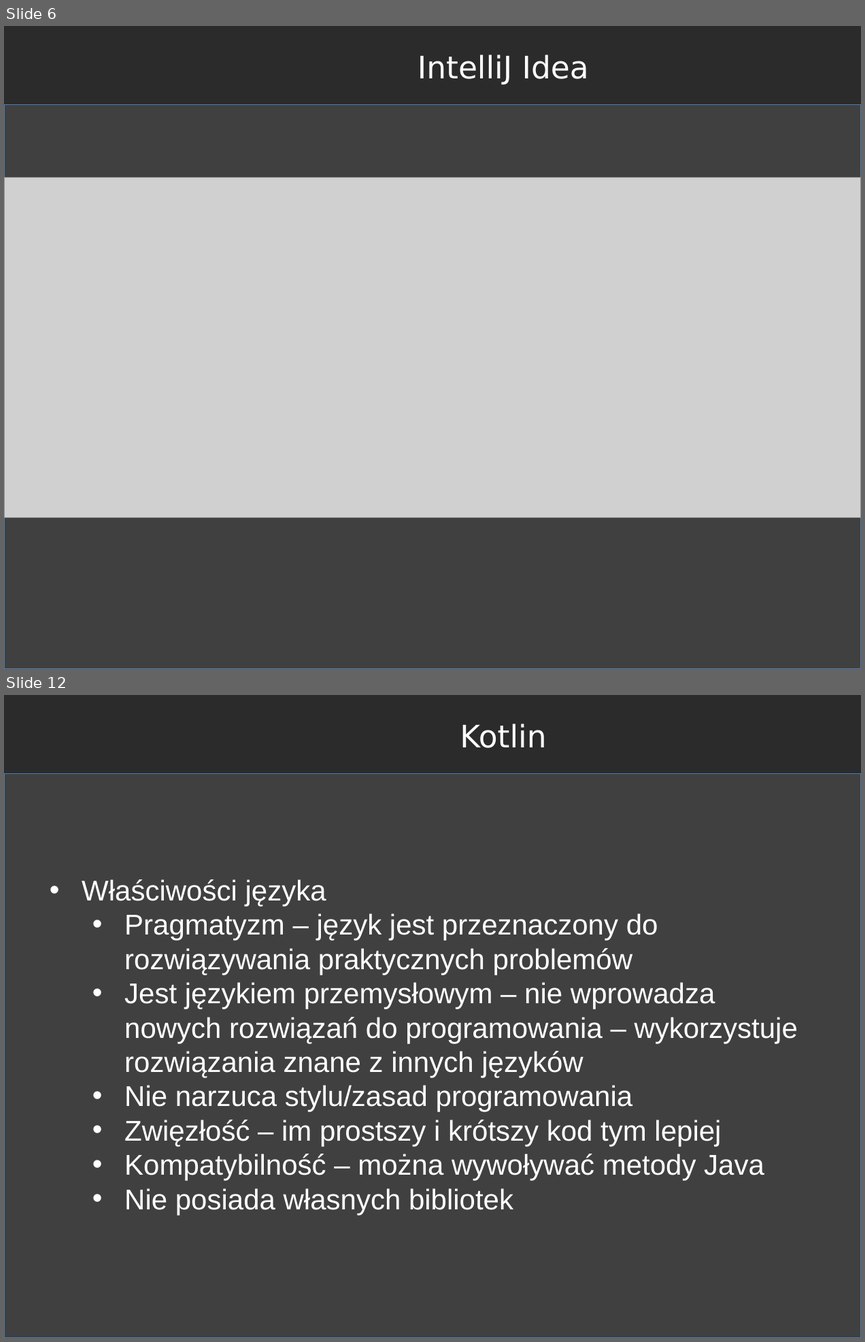
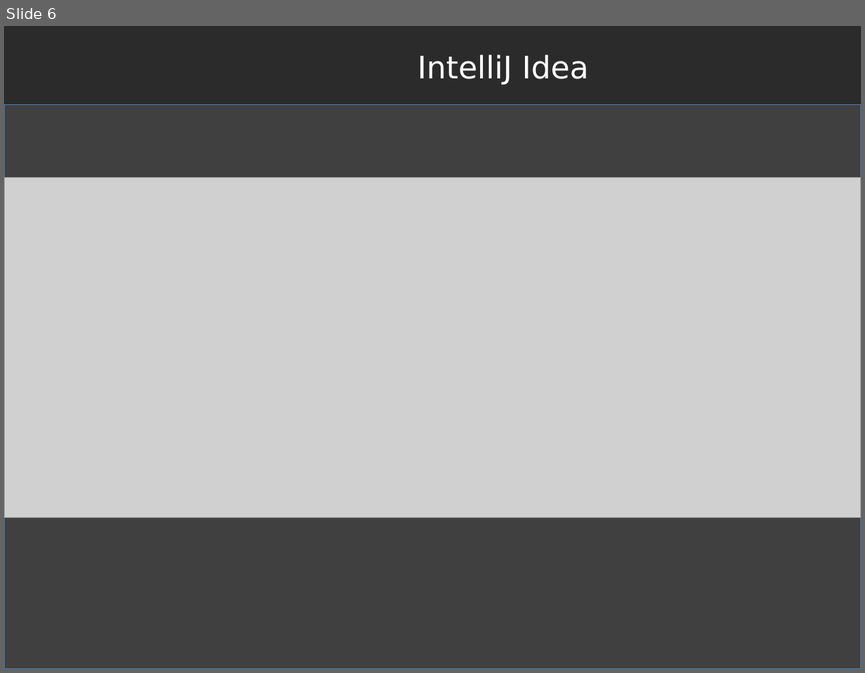
Before and after one commit to RafLew84/WpumKJ, a slide deck: 2021-2022/Wykład/Wyklad1.pptx. Shown one above the other, each under a label of ours: slides 6 and 12 before the commit, slide 6 after it; the slides between them are not shown. The pictures are 865x1342 and 865x673 pixels, drawn with LibreOffice and Linux fonts; fonts in the diff are those of the drawing; grey boxes stand for pictures; background and template pictures are left out; a plain dark background stands for a picture behind light text. Boxes give left, top, right and bottom in pixels: in the first picture for what was removed or moved away, otherwise in the second. Text is boxed around its words. In the diff, an @@ line names an element or a change of style, - is before the commit and + after.

```diff
--- a/2021-2022/Wykład/Wyklad1.pptx
+++ b/2021-2022/Wykład/Wyklad1.pptx
@@ slide 12 removed at [4, 695, 861, 1338], background picture (left out) @@
@@ text removed at [460, 724, 546, 748] @@
-Kotlin
@@ rectangle removed at [4, 774, 861, 1338] @@
@@ text removed at [82, 879, 798, 1215] @@
-• Właściwości języka
-  • Pragmatyzm – język jest przeznaczony do rozwiązywania praktycznych problemów
-  • Jest językiem przemysłowym – nie wprowadza nowych rozwiązań do programowania – wykorzystuje rozwiązania znane z innych języków
-  • Nie narzuca stylu/zasad programowania
-  • Zwięzłość – im prostszy i krótszy kod tym lepiej
-  • Kompatybilność – można wywoływać metody Java
-  • Nie posiada własnych bibliotek
```
Also in this commit, not shown: 5 other slides removed, 3 other files.
